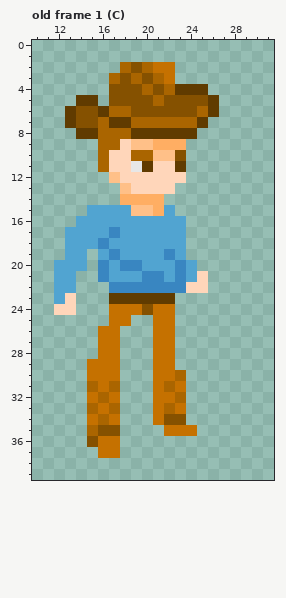
File history of a pixel-art file, Assets/Characters/Test/Test2Animation_40x40_run_smears_4.ase. Above is the file before it was changed.
40x40 pixels, 48 frames. Shown: old frame 1 (C): x 10..31, y 0..39. The commit also changed other frames, which this record leaves out.
The same view after the edit:
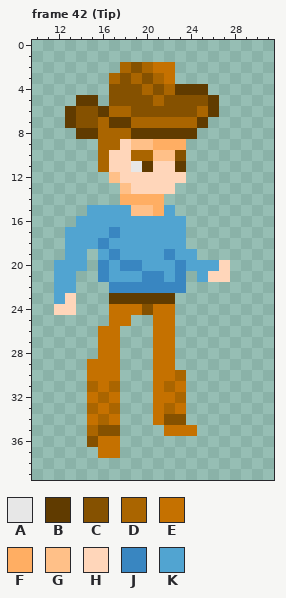
Palette (. is transparent): A #e7e7e7  B #603b00  C #855100  D #aa6500  E #c57100  F #ffae63  G #ffc088  H #ffd6ba  J #3986c1  K #51a4d1
A new or re-ordered frame is compared with the old frame closest to it.
Change:
{"change": "frames 48 -> 105"}
{"where": "frame 42 (Tip) is new; against old frame 1 (C), layer \"Main\""}
{"frame":42,"y":19,"x":24,"old":".","new":"K"}
{"frame":42,"y":20,"x":25,"old":"...","new":"KKH"}
{"frame":42,"y":21,"x":24,"old":"KH..","new":".KHH"}
{"frame":42,"y":22,"x":24,"old":"HH","new":".."}
{"label":"changed","picture_box":[186,249,230,293]}
